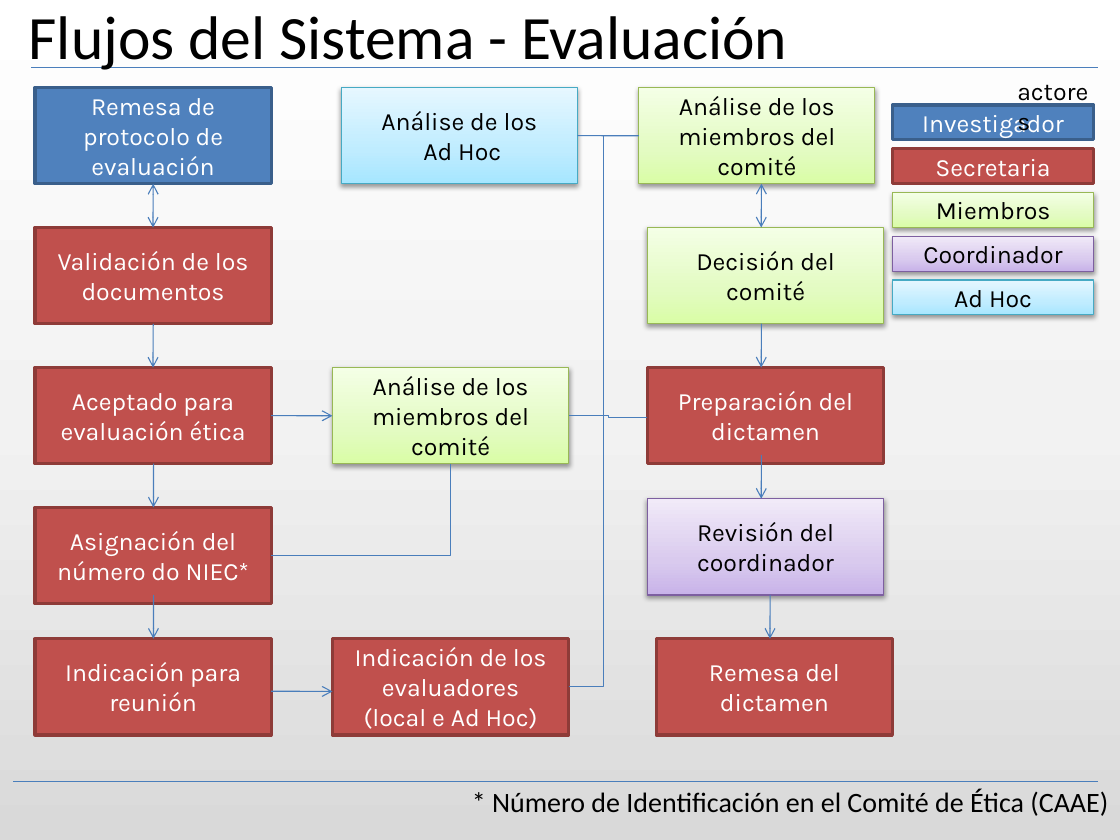
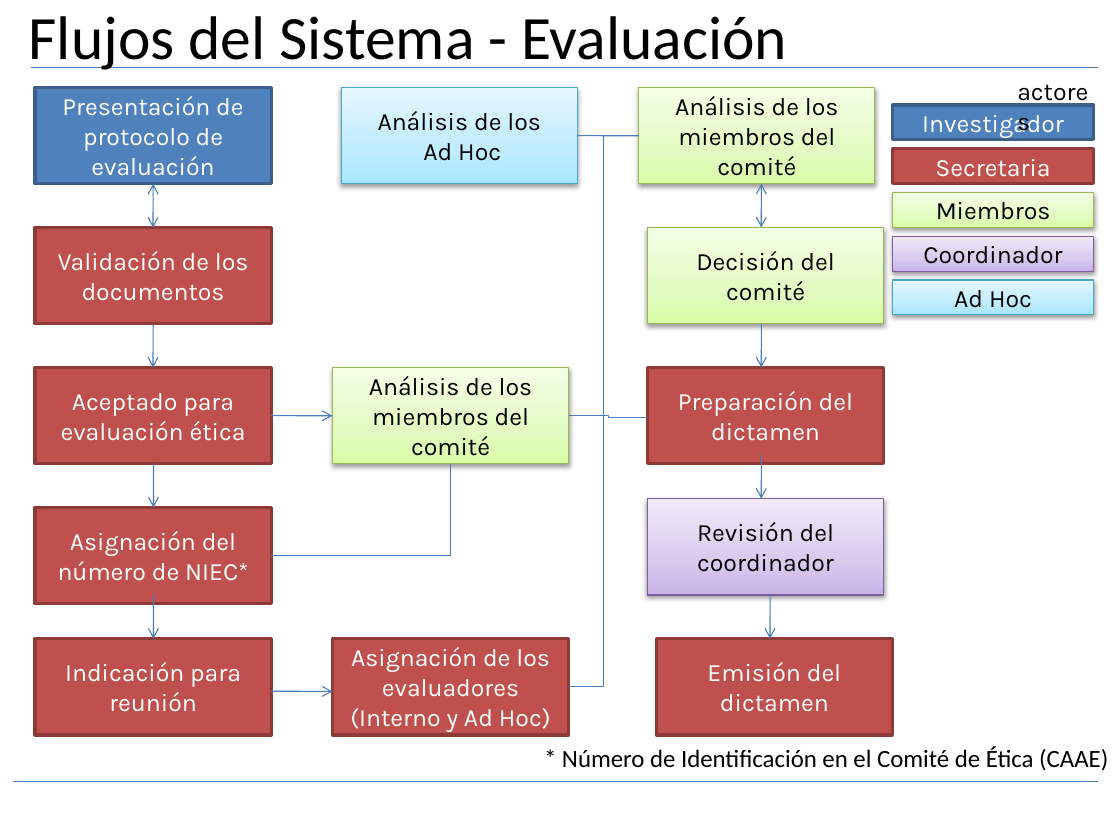
Before and after one commit to bireme/proethos, a slide deck: slide 7 of _documents/presentation/ProEthos - es_ES - v0.14.52.pptx. Drawn at 1120x840 pixels with LibreOffice and Linux fonts; fonts in the diff are those of the drawing; background and template pictures are left out. Boxes give left, top, right and bottom in pixels: in the first picture for what was removed or moved away, otherwise in the second. Text is boxed around its words. In the diff, an @@ line names an element or a change of style, - is before the commit and + after.

```diff
--- a/_documents/presentation/ProEthos - es_ES - v0.14.52.pptx
+++ b/_documents/presentation/ProEthos - es_ES - v0.14.52.pptx
@@ background gradient #FFFFFF to #F2F2F2 to #D9D9D9 to #FFFFFF @@
@@ text in rectangle at (x1=62, y1=96, x2=243, y2=176): text changed @@
-Remesa de protocolo de evaluación
+Presentación de protocolo de evaluación
@@ text in rectangle at (x1=378, y1=111, x2=541, y2=161): text changed @@
-Análise de los
-Ad Hoc
+Análisis de los
+Ad Hoc
@@ text in rectangle at (x1=675, y1=96, x2=839, y2=176): text changed @@
-Análise de los miembros del comité
+Análisis de los miembros del comité
@@ text in rectangle at (x1=369, y1=376, x2=533, y2=456): text changed @@
-Análise de los miembros del comité
+Análisis de los miembros del comité
@@ text in rectangle at (x1=58, y1=531, x2=248, y2=581): text changed @@
-Asignación del número do NIEC*
+Asignación del número de NIEC*
@@ text in rectangle at (x1=350, y1=647, x2=551, y2=732): text changed @@
-Indicación de los evaluadores
-(local e Ad Hoc)
+Asignación de los evaluadores
+(Interno y Ad Hoc)
@@ text in rectangle at (x1=707, y1=662, x2=841, y2=712): text changed @@
-Remesa del dictamen
+Emisión del dictamen
@@ text "* Número de Identificación en ..." moved from (x1=492, y1=789, x2=1108, y2=816) to (x1=562, y1=747, x2=1108, y2=771) @@
@@ text "* Número de Identificación en ..." at (x1=562, y1=747, x2=1108, y2=771): size 18 to 16 pt @@
```
Also in this commit, not shown: 33 other slides changed, 3 other files.
